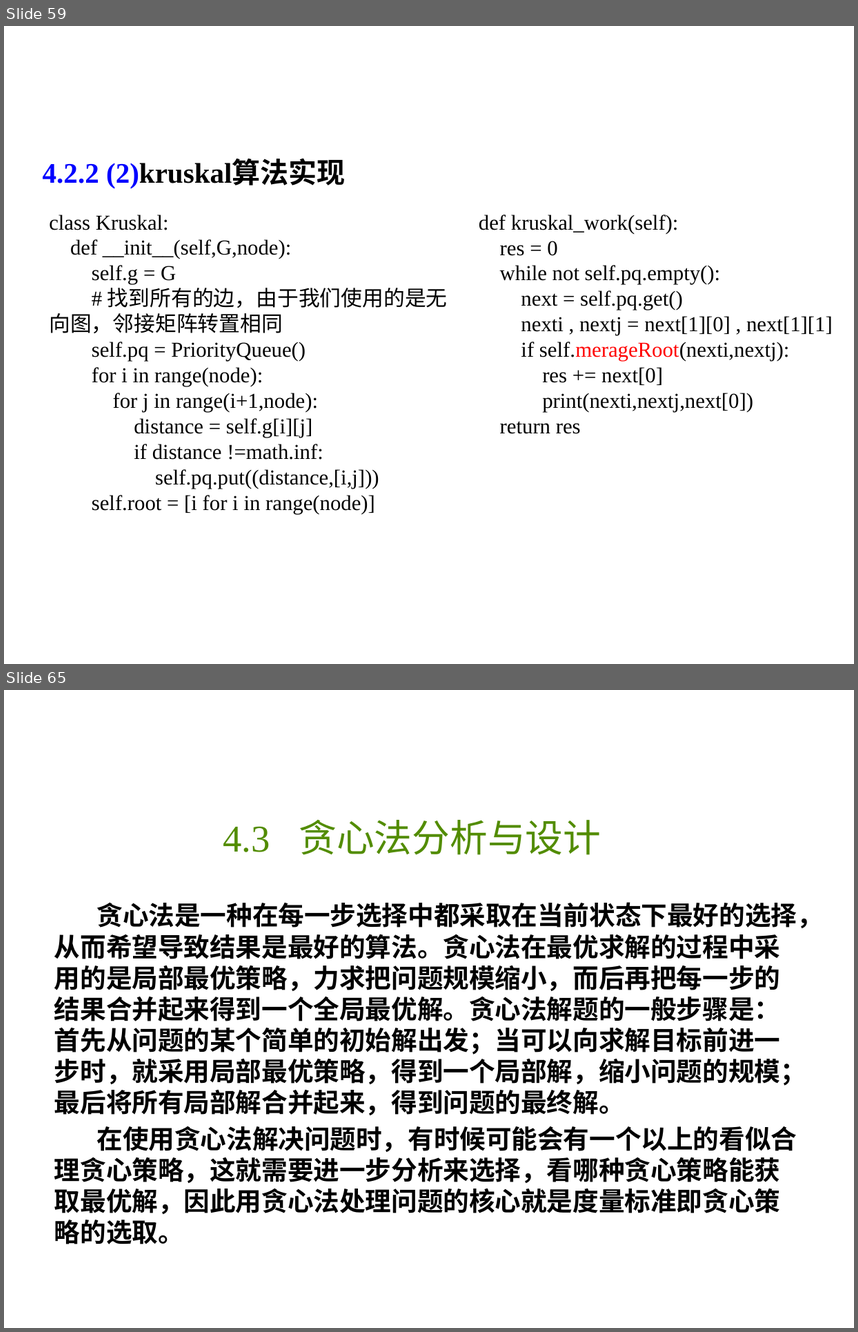
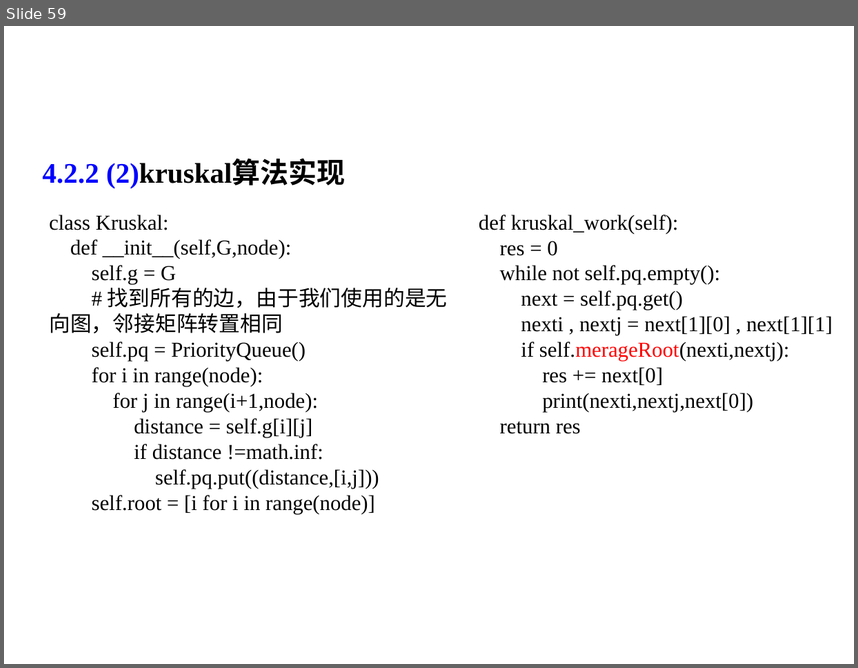
Before and after one commit to liutongling/DP, a slide deck: file/第4章 贪心法.pptx. Shown one above the other, each under a label of ours: slides 59 and 65 before the commit, slide 59 after it; the slides between them are not shown. The pictures are 858x1332 and 858x668 pixels, drawn with LibreOffice and Linux fonts; fonts in the diff are those of the drawing; background and template pictures are left out. Boxes give left, top, right and bottom in pixels: in the first picture for what was removed or moved away, otherwise in the second. Text is boxed around its words. In the diff, an @@ line names an element or a change of style, - is before the commit and + after.

```diff
--- a/file/第4章 贪心法.pptx
+++ b/file/第4章 贪心法.pptx
@@ slide 65 removed at <box>4,690,854,1328</box>, background #FFFFFF @@
@@ text removed at <box>223,820,601,855</box> @@
-4.3 贪心法分析与设计
@@ text removed at <box>54,902,823,1244</box> @@
-贪心法是一种在每一步选择中都采取在当前状态下最好的选择，从而希望导致结果是最好的算法。贪心法在最优求解的过程中采用的是局部最优策略，力求把问题规模缩小，而后再把每一步的结果合并起来得到一个全局最优解。贪心法解题的一般步骤是：首先从问题的某个简单的初始解出发；当可以向求解目标前进一步时，就采用局部最优策略，得到一个局部解，缩小问题的规模；最后将所有局部解合并起来，得到问题的最终解。
-在使用贪心法解决问题时，有时候可能会有一个以上的看似合理贪心策略，这就需要进一步分析来选择，看哪种贪心策略能获取最优解，因此用贪心法处理问题的核心就是度量标准即贪心策略的选取。
```
Also in this commit, not shown: 4 slides changed, 2 slides added, 11 other slides removed, 2 other files.
